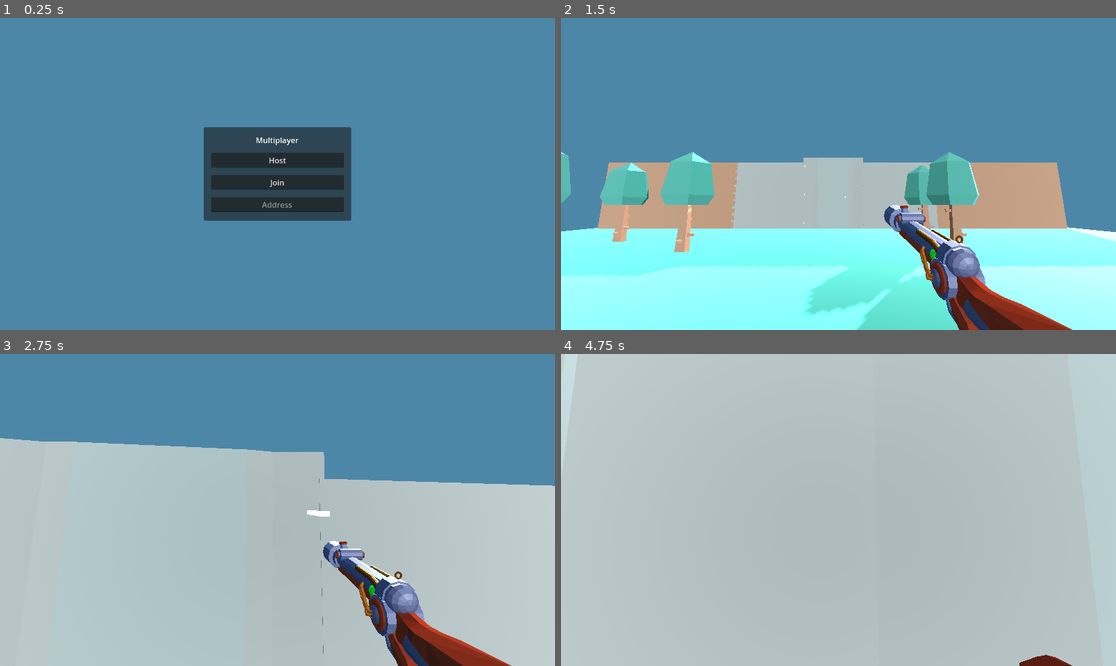
Above: before the commit, frames 1-4 (two rows, left to right).
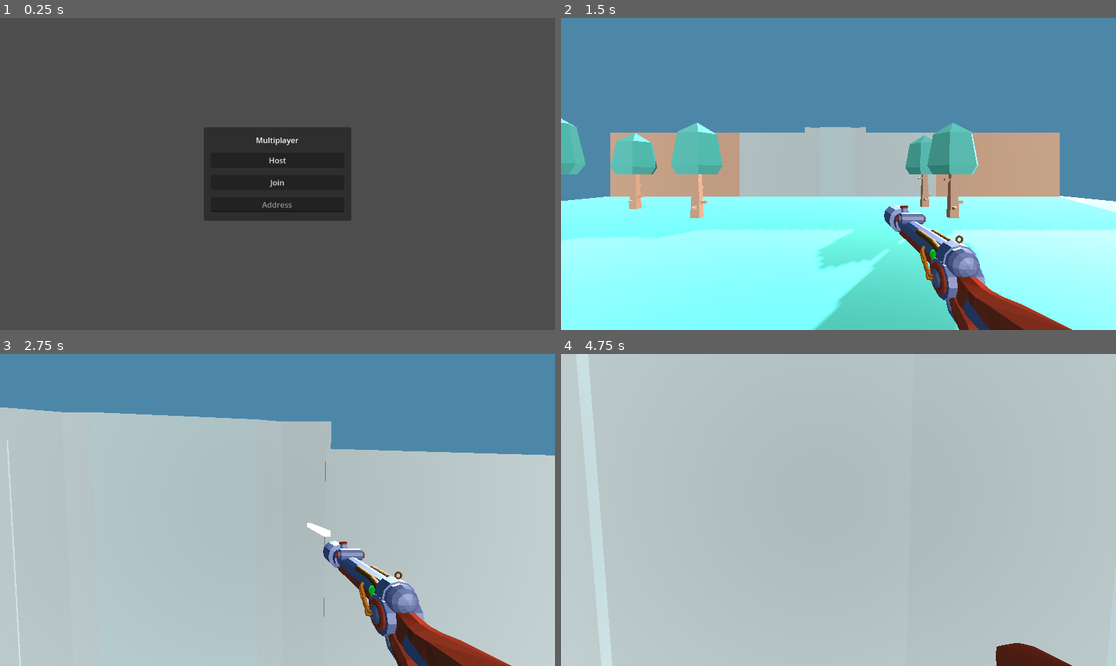
Above: after the commit, the same moments.

Repository: CT-Inc/beaverdev
Game: Godot game, scene res://Scenes/Main.tscn
The game is run twice, just before and just after one commit, with the same random seed, the same clock (stepped at 60 frames per second) and the same inputs.
Inputs (mouse positions are in pixels of both pictures, inside the frame that each line leads up to):
- Up to frame 1 (0.25 s): no input
- Up to frame 2 (1.5 s): click (838, 205) at 0.52 s; type "12" at 0.6 s; click "Host" at 1.25 s
- Up to frame 3 (2.75 s): move the mouse to (305, 510) at 2.02 s; press the mouse at (305, 510) at 2.03 s; hold W (move_up) from 2.03 s (still down); tap Space (jump) at 2.27 s
- Up to frame 4 (4.75 s): keep holding W (move_up); move the mouse to (810, 510) at 2.77 s; release the mouse at (810, 510) at 2.78 s; click (810, 510) at 2.85 s; tap Space (jump) at 3.02, 4.52 s; move the mouse to (849, 503) at 3.52 s; press the mouse at (849, 503) at 3.53 s; tap Shift (sprint) at 3.6 s; move the mouse to (832, 516) at 4.27 s; release the mouse at (832, 516) at 4.28 s; click (832, 516) at 4.35 s

The runs differ from the first frame. In frame 1, 97% of the frame differs, in the area x 0-100%, y 0-100%; in frame 2, 33%; in frame 3, 10%; in frame 4, 1.0%.

Commit message:
multiplayer - semi stable setup
added function to set network authority of node when entering the main scene tree

Diff:
--- a/Scenes/Main.tscn
+++ b/Scenes/Main.tscn
@@ -50,12 +50,10 @@
 alignment = 1
 
 [node name="World" parent="." instance=ExtResource("1_5dtit")]
-visible = false
 
 [node name="MultiplayerSpawner" type="MultiplayerSpawner" parent="."]
 _spawnable_scenes = PackedStringArray("res://Scenes/Player.tscn")
 spawn_path = NodePath("..")
-spawn_limit = 3
 
 [connection signal="pressed" from="CanvasLayer/MainMenu/MarginContainer/VBoxContainer/Host Button" to="." method="_on_host_button_pressed"]
 [connection signal="pressed" from="CanvasLayer/MainMenu/MarginContainer/VBoxContainer/Join Button" to="." method="_on_join_button_pressed"]
--- a/Scenes/Player.tscn
+++ b/Scenes/Player.tscn
@@ -19,6 +19,7 @@
 properties/2/replication_mode = 1
 
 [node name="Player" type="CharacterBody3D"]
+transform = Transform3D(1, 0, 0, 0, 1, 0, 0, 0, 1, 0, 1.56028, 0)
 script = ExtResource("1_4tctq")
 
 [node name="MeshInstance3D" type="MeshInstance3D" parent="."]
--- a/Scenes/World.tscn
+++ b/Scenes/World.tscn
@@ -1,7 +1,6 @@
-[gd_scene load_steps=13 format=3 uid="uid://c636e4idxytf5"]
+[gd_scene load_steps=12 format=3 uid="uid://c636e4idxytf5"]
 
 [ext_resource type="PackedScene" uid="uid://bpskod2f8j3ks" path="res://Objects/Ground/grass_ground.tscn" id="1_we8se"]
-[ext_resource type="PackedScene" uid="uid://car5o216tw28j" path="res://Scenes/Player.tscn" id="2_xb7w8"]
 [ext_resource type="PackedScene" uid="uid://bi4l31af4yl3g" path="res://Objects/Cliffs/cliff_block_slope_half_walls_rock.tscn" id="3_eph3a"]
 [ext_resource type="PackedScene" uid="uid://cs0io0xroqbi6" path="res://Objects/Rocks/rock_large_a.tscn" id="4_wjfyv"]
 [ext_resource type="PackedScene" uid="uid://c8ejpvcm1qyjw" path="res://Objects/Rocks/rock_tall_a.tscn" id="5_nuue1"]
@@ -30,7 +29,7 @@
 volumetric_fog_emission = Color(0.447287, 0.482965, 0.734815, 1)
 
 [node name="World" type="Node3D"]
-transform = Transform3D(1, 0, 0, 0, 1, 0, 0, 0, 1, 0, 0.0846599, 0)
+transform = Transform3D(1, 0, 0, 0, 1, 0, 0, 0, 1, 0, 0.831938, 0)
 
 [node name="WorldEnvironment" type="WorldEnvironment" parent="."]
 environment = SubResource("Environment_ro7m0")
@@ -40,9 +39,6 @@
 
 [node name="ground_grass3" parent="." instance=ExtResource("1_we8se")]
 transform = Transform3D(8.57805, 0, 0, 0, 1.02298, 0, 0, 0, 9.30929, 0, -0.0846599, 37.6491)
-
-[node name="Player" parent="." instance=ExtResource("2_xb7w8")]
-transform = Transform3D(1, 0, 0, 0, 1, 0, 0, 0, 1, 0.138717, 0.80324, -0.204261)
 
 [node name="DirectionalLight3D" type="DirectionalLight3D" parent="."]
 transform = Transform3D(0.224374, -0.821574, 0.524092, -0.9213, -0.00356695, 0.388835, -0.317588, -0.57009, -0.757717, 6.16633, 12.0205, -16.191)
--- a/Scripts/Main.gd
+++ b/Scripts/Main.gd
@@ -3,16 +3,15 @@
 @onready var main_menu = $CanvasLayer/MainMenu
 @onready var address_entry = $CanvasLayer/MainMenu/MarginContainer/VBoxContainer/Address
 @onready var world = $World  # Add a reference to the World node
-@onready var spawner = $MultiplayerSpawner
 
 const Player = preload("res://Scenes/Player.tscn")
-const Bullet = preload("res://Scenes/Bullet.tscn")
 const PORT = 9999
 var enet_peer = ENetMultiplayerPeer.new()
 
 func _ready():
 	world.visible = false  # Ensure the World is hidden initially
 	Input.set_mouse_mode(Input.MOUSE_MODE_VISIBLE)  # Ensure mouse is visible
+
 
 func _unhandled_input(event):
 	if Input.is_action_just_pressed("Quit"):
@@ -26,21 +25,16 @@
 	multiplayer.peer_connected.connect(add_player)
 	multiplayer.peer_disconnected.connect(remove_player)
 
-
+	add_player(multiplayer.get_unique_id())
 
 	print("Server started. Waiting for clients to connect...")
-	print(is_multiplayer_authority())
 
 func _on_join_button_pressed():
-
+	_start_game()
 
 	var address = address_entry.text
 	enet_peer.create_client(address, PORT)
 	multiplayer.multiplayer_peer = enet_peer
-	_start_game()
-
-	multiplayer.peer_connected.connect(add_player)
-	multiplayer.peer_disconnected.connect(remove_player)
 
 	print("Connecting to server at %s..." % address)
 
@@ -52,7 +46,7 @@
 func add_player(peer_id):
 	var player = Player.instantiate()
 	player.name = str(peer_id)
-	add_child(player)
+	add_child(player, true)
 	print("Player %s connected" % str(peer_id))
 
 func remove_player(peer_id):
@@ -60,10 +54,3 @@
 	if player:
 		player.queue_free()
 		print("Player %s disconnected" % str(peer_id))
-
-@rpc
-func shoot_bullet(origin, direction):
-	var bullet = Bullet.instantiate()
-	bullet.global_transform.origin = origin
-	bullet.look_at(origin + direction)
-	spawner.spawn("Bullet",bullet.global_transform)
--- a/Scripts/Player.gd
+++ b/Scripts/Player.gd
@@ -55,13 +55,21 @@
 @onready var camera: Camera3D = $Head/Camera3D
 @onready var gun_anim = $Head/Camera3D/Rifle/AnimationPlayer
 @onready var gun_barrel = $Head/Camera3D/Rifle/RayCast3D
-@onready var synchronizer = $MultiplayerSynchronizer
+
+func _enter_tree():
+	set_multiplayer_authority(str(name).to_int())
 
 func _ready():
+	if not is_multiplayer_authority():
+		return
 	Input.set_mouse_mode(Input.MOUSE_MODE_CAPTURED)
+	camera.current = true
 
 
 func _input(event: InputEvent) -> void:
+	if not is_multiplayer_authority():
+		return
+
 	if event is InputEventMouseButton:
 		Input.set_mouse_mode(Input.MOUSE_MODE_CAPTURED)
 	elif event.is_action_pressed("ui_cancel"):
@@ -75,6 +83,9 @@
 			_latest_mouse_pos = event.position
 
 func _unhandled_input(event):
+	if not is_multiplayer_authority():
+		return  # Only the local player handles input
+
 	if event is InputEventMouseMotion:
 		pass
 		#head.rotate_y(-event.relative.x * SENSITIVITY)
@@ -82,29 +93,30 @@
 		#camera.rotation.x = clamp(camera.rotation.x, deg_to_rad(-40), deg_to_rad(60))
 
 func _process(delta):
-	if is_multiplayer_authority():
+	if not is_multiplayer_authority():
+		return
 		# angle camera
-		_camera_x_new = lerpf(_camera_x_new, _camera_x, delta * MOUSE_ACCEL)
-		self.rotation_degrees.y = _camera_x_new
-		camera.rotation_degrees.x = lerpf(camera.rotation_degrees.x, _camera_y, delta * MOUSE_ACCEL)
-
-		# get ray where camera is looking
-		var target := Vector3.INF
-		var from := camera.project_ray_origin(_latest_mouse_pos)
-		var to := from + camera.project_ray_normal(_latest_mouse_pos) * RAY_LENGTH
-		var space_state := get_world_3d().direct_space_state
-		var query := PhysicsRayQueryParameters3D.create(from, to)
-		var result := space_state.intersect_ray(query)
-		target = result.position if result else to
-
-		#Shooting
-		if Input.is_action_pressed("shoot"):
-			if !gun_anim.is_playing():
-				gun_anim.play("Shoot")
-				instance = bullet.instantiate()
-				instance.position = gun_barrel.global_position
-				instance.transform.basis = gun_barrel.global_transform.basis
-				get_parent().add_child(instance)
+	_camera_x_new = lerpf(_camera_x_new, _camera_x, delta * MOUSE_ACCEL)
+	self.rotation_degrees.y = _camera_x_new
+	camera.rotation_degrees.x = lerpf(camera.rotation_degrees.x, _camera_y, delta * MOUSE_ACCEL)
+
+	# get ray where camera is looking
+	var target := Vector3.INF
+	var from := camera.project_ray_origin(_latest_mouse_pos)
+	var to := from + camera.project_ray_normal(_latest_mouse_pos) * RAY_LENGTH
+	var space_state := get_world_3d().direct_space_state
+	var query := PhysicsRayQueryParameters3D.create(from, to)
+	var result := space_state.intersect_ray(query)
+	target = result.position if result else to
+
+	#Shooting
+	if Input.is_action_pressed("shoot"):
+		if !gun_anim.is_playing():
+			gun_anim.play("Shoot")
+			instance = bullet.instantiate()
+			instance.position = gun_barrel.global_position
+			instance.transform.basis = gun_barrel.global_transform.basis
+			get_parent().add_child(instance)
 
 
 
@@ -115,21 +127,22 @@
 	#	speed = SPRINT_SPEED
 	#else:
 	#	speed = WALK_SPEED
-	if is_multiplayer_authority():
-		grounded_prev = grounded
-
-		#Get the input direction and handle the movement/deceleration
-		var input_dir: Vector2 = Input.get_vector("move_left", "move_right", "move_up", "move_down")
-		wish_dir = (transform.basis * Vector3(input_dir.x, 0 , input_dir.y)).normalized()
-		projected_speed = (velocity * Vector3(1,0,1)).dot(wish_dir)
-
-		if not is_on_floor():
+	if not is_multiplayer_authority():
+		return
+	grounded_prev = grounded
+
+	#Get the input direction and handle the movement/deceleration
+	var input_dir: Vector2 = Input.get_vector("move_left", "move_right", "move_up", "move_down")
+	wish_dir = (transform.basis * Vector3(input_dir.x, 0 , input_dir.y)).normalized()
+	projected_speed = (velocity * Vector3(1,0,1)).dot(wish_dir)
+
+	if not is_on_floor():
 			set_move(false, delta, "air_move")
-		if is_on_floor():
-			if velocity.y > 10:
-				set_move(false, delta, "air_move")
-			else:
-				set_move(true, delta, "ground_move")
+	if is_on_floor():
+		if velocity.y > 10:
+			set_move(false, delta, "air_move")
+		else:
+			set_move(true, delta, "ground_move")
 
 		#Head bob
 		#Leaving this to tinker with later, player moves too fast right now
@@ -138,7 +151,7 @@
 		#FOV
 		#set_fov(delta, velocity)
 
-		move_and_slide()
+	move_and_slide()
 
 
 func set_fov(delta, velocity):
Not shown: 1 places in Scenes/GUI.tscn that only renumber resources
